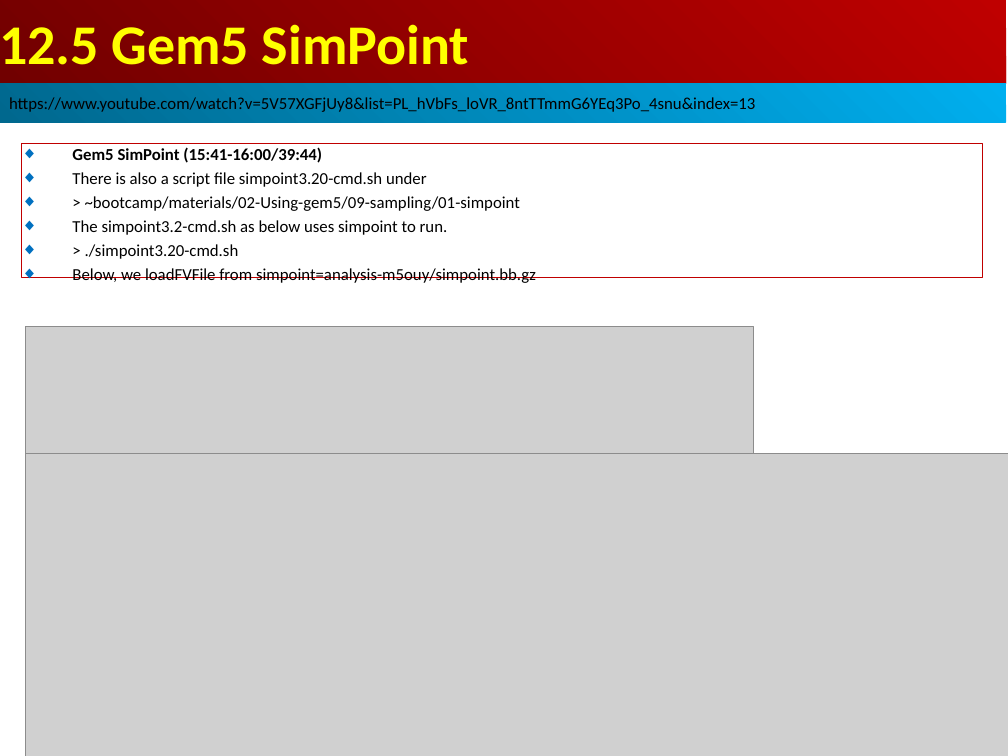
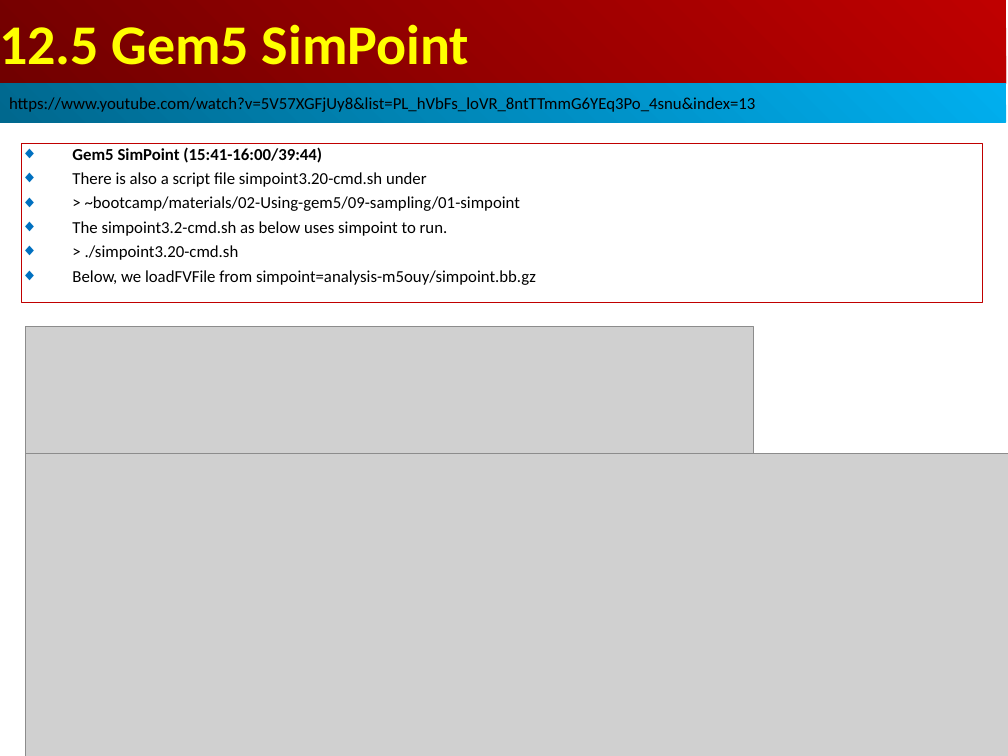
Before and after one commit to peterhchen/AIU_CS850_Gem5_McPAT, a slide deck: slide 40 of 050_Gem5/013.SampleSim/000_Video/013.SampleSim.ppt. Drawn at 1008x756 pixels with LibreOffice and Linux fonts; fonts in the diff are those of the drawing; grey boxes stand for pictures. Boxes give left, top, right and bottom in pixels: in the first picture for what was removed or moved away, otherwise in the second. Text is boxed around its words. In the diff, an @@ line names an element or a change of style, - is before the commit and + after.

```diff
--- a/050_Gem5/013.SampleSim/000_Video/013.SampleSim.ppt
+++ b/050_Gem5/013.SampleSim/000_Video/013.SampleSim.ppt
@@ rectangle "Gem5 SimPoint (15:41-16:00/39:44)": place and size @@
-rectangle "Gem5 SimPoint (15:41-16:00/39:44)" at bbox=[21, 143, 983, 277]
+rectangle "Gem5 SimPoint (15:41-16:00/39:44)" at bbox=[21, 143, 983, 302]
```
Also in this commit, not shown: 2 other slides changed, 4 slides added.
